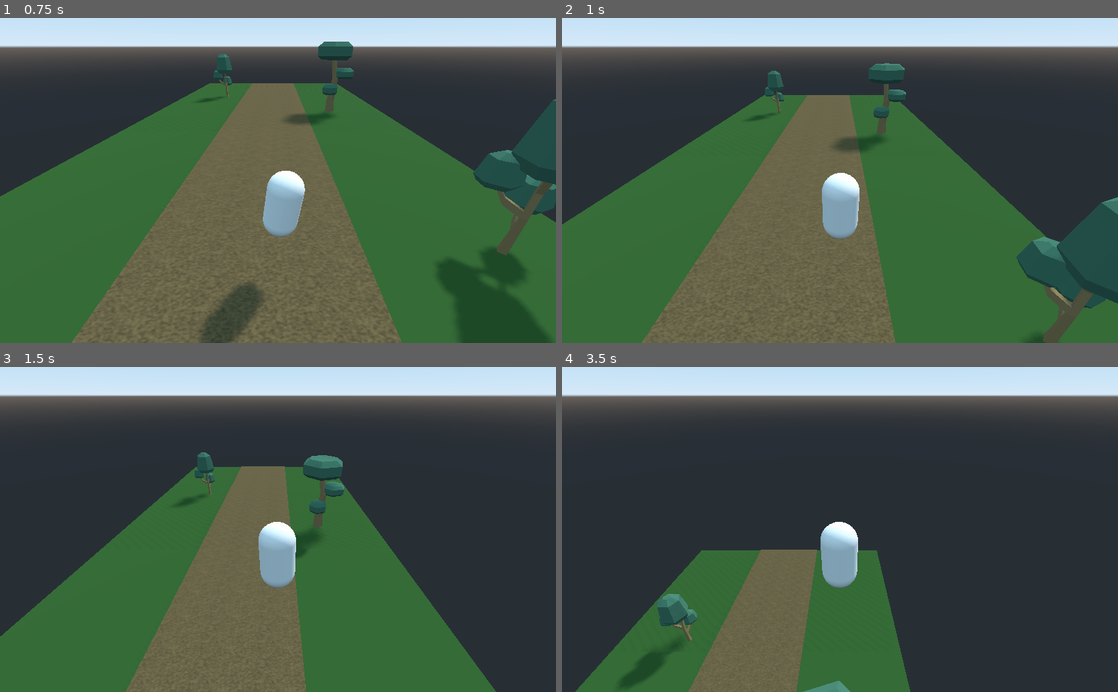
Above: before the commit, frames 1-4 (two rows, left to right).
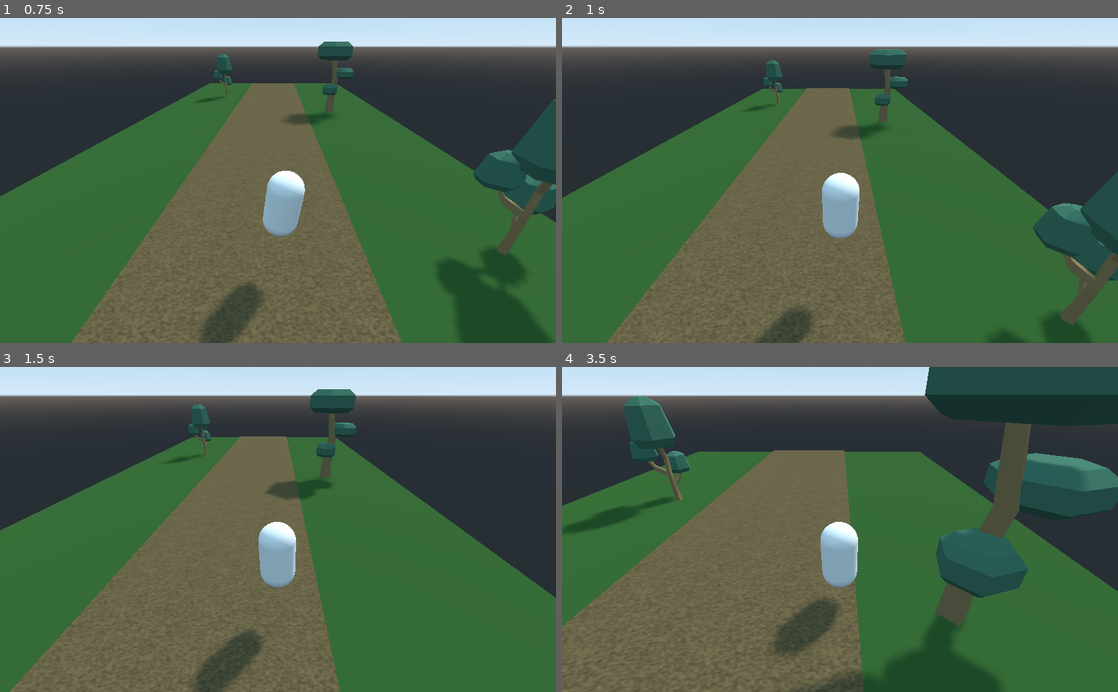
Above: after the commit, the same moments.

Repository: SPuntte/aitajuoksu-training
Game: Godot game, scene res://Main.tscn
Same seed, same stepped clock (60 frames per second), same inputs: the game is played once before the commit and once after it.
Inputs:
- Up to frame 1 (0.75 s): hold Right (move_right) from 0.53 s (still down); tap Space (jump) at 0.6 s
- Up to frame 2 (1 s): keep holding Right (move_right); tap Space (jump) at 0.77 s
- Up to frame 3 (1.5 s): tap Space (jump) at 1.07, 1.35 s; release Right (move_right) at 1.28 s; hold Left (move_left) from 1.28 s (still down)
- Up to frame 4 (3.5 s): tap Space (jump) at 1.52, 1.82, 2.1, 2.85, 3.02, 3.32 s; release Left (move_left) at 2.03 s; hold Right (move_right) from 2.03 s (still down)

Frame 1 is identical in both runs. In frame 2, 14% of the frame differs, in the area x 0-100%, y 9-100%; in frame 3, 36%; in frame 4, 66%, in the area x 0-100%, y 0-100%.

Commit message:
Fix jump

Diff:
--- a/Player.gd
+++ b/Player.gd
@@ -42,7 +42,7 @@
 		sideways -= 1.0
 
 	# Jumping
-	if Input.is_action_just_pressed("jump"):
+	if Input.is_action_just_pressed("jump") and is_on_floor():
 		velocity.y = jump_speed
 
 	velocity.y -= gravity * delta
